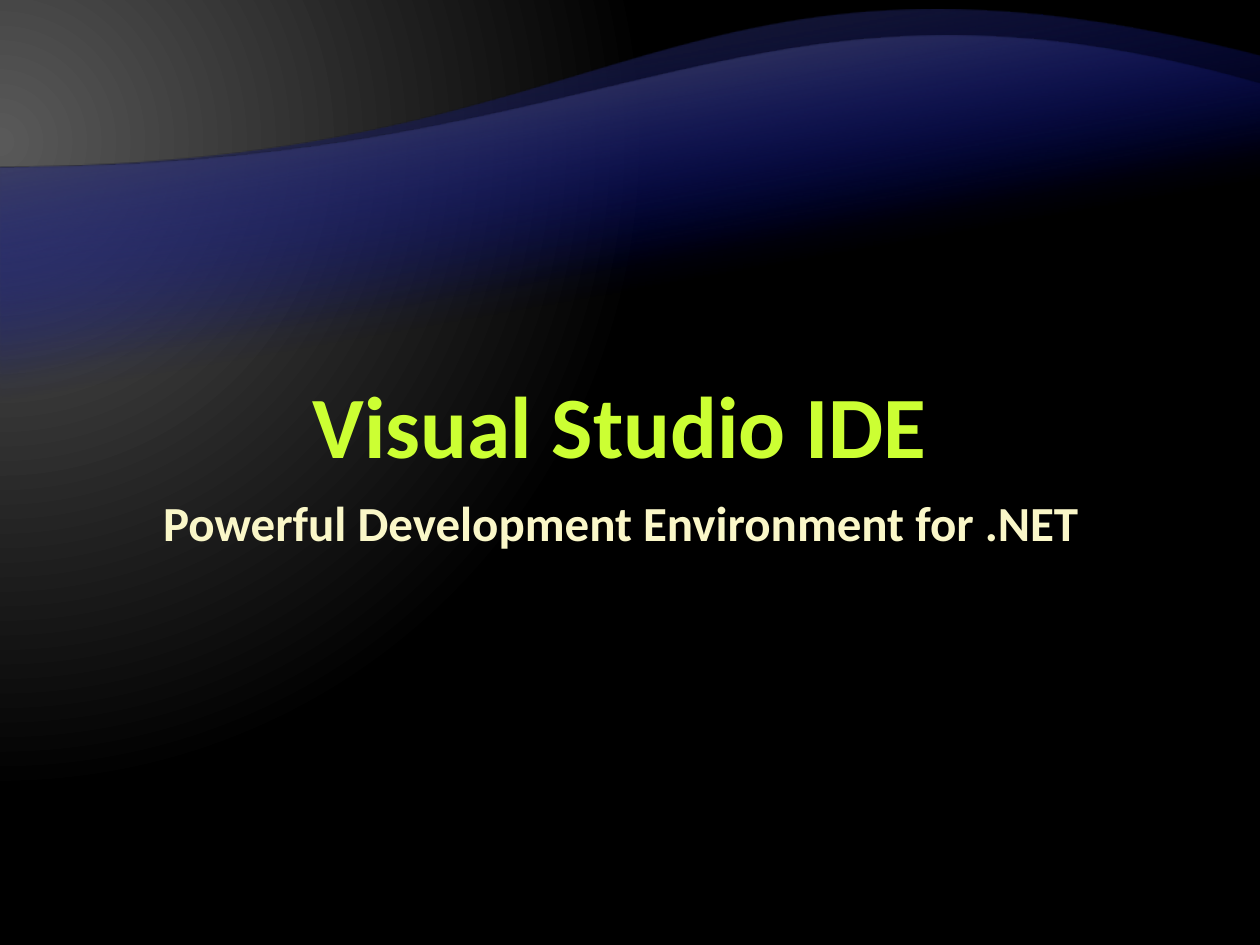
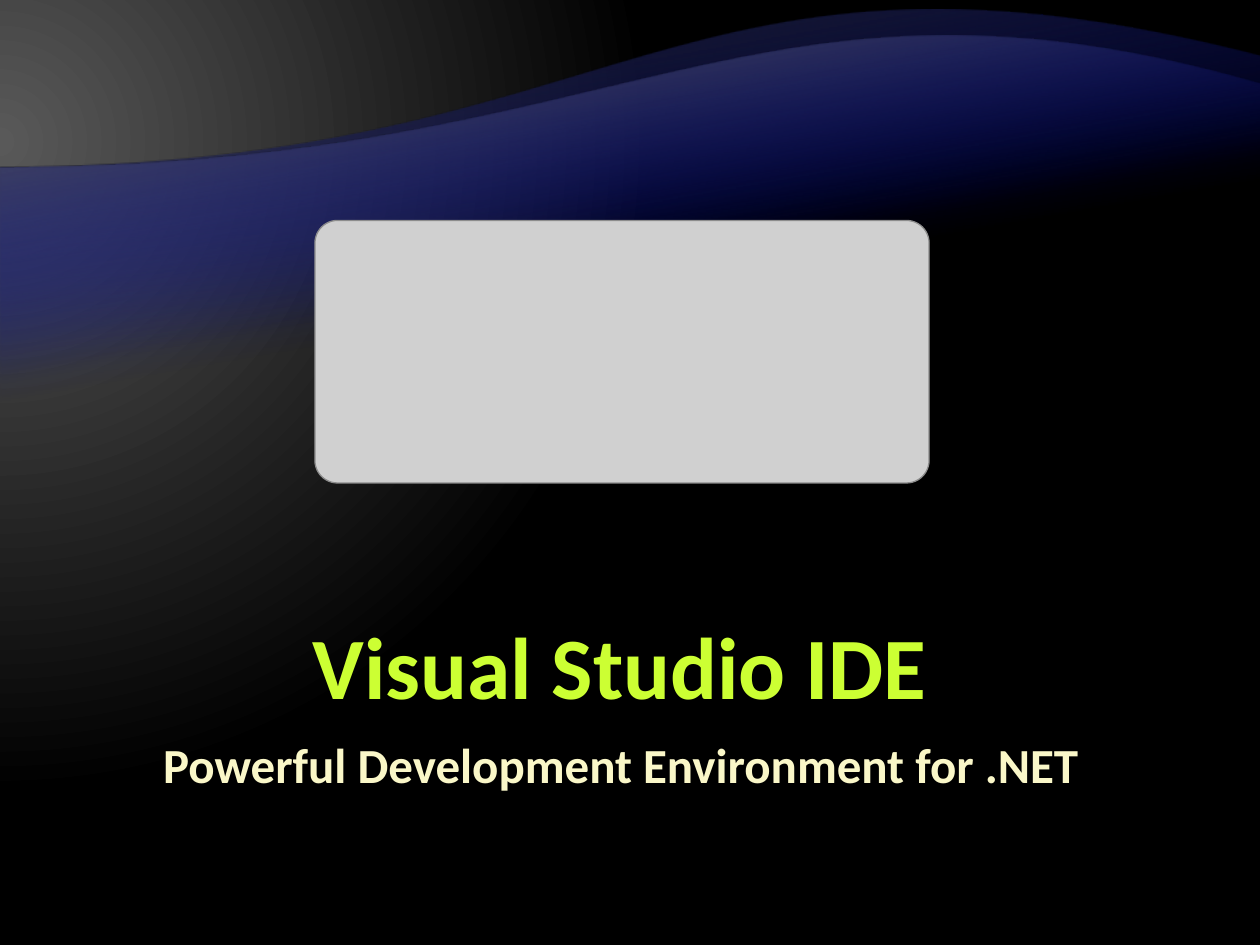
Before and after one commit to Graveheart/aspnetcourse, a slide deck: slide 49 of lectures/1. .NET Framework Overview.pptx. Drawn at 1260x945 pixels with LibreOffice and Linux fonts; fonts in the diff are those of the drawing; grey boxes stand for pictures; background and template pictures are left out. Boxes give left, top, right and bottom in pixels: in the first picture for what was removed or moved away, otherwise in the second. Text is boxed around its words. In the diff, an @@ line names an element or a change of style, - is before the commit and + after.

```diff
--- a/lectures/1. .NET Framework Overview.pptx
+++ b/lectures/1. .NET Framework Overview.pptx
@@ picture added at (315,220,929,483) @@
@@ title "Visual Studio IDE": place and size @@
-title "Visual Studio IDE" at (313,396,926,459)
+title "Visual Studio IDE" at (313,637,926,700)
@@ subtitle "Powerful Development Environment for .NET": place and size @@
-subtitle "Powerful Development Environment for .NET" at (163,506,1078,549)
+subtitle "Powerful Development Environment for .NET" at (163,748,1078,791)
```
Also in this commit, not shown: 20 other slides changed.
